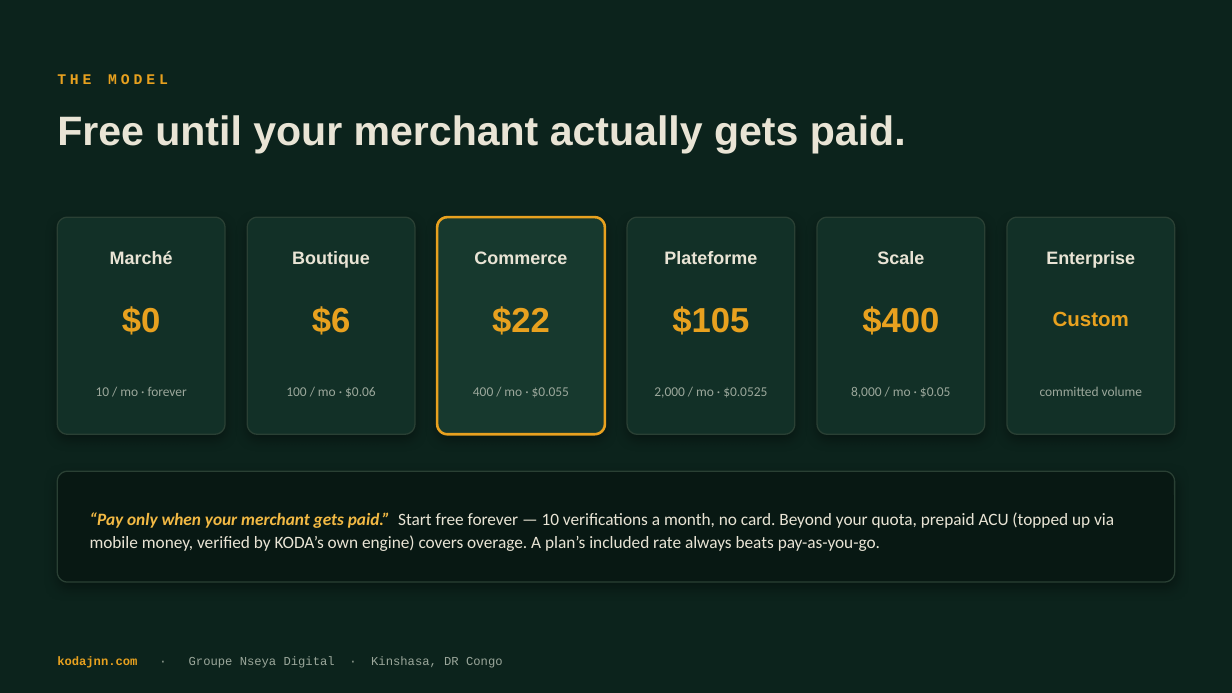
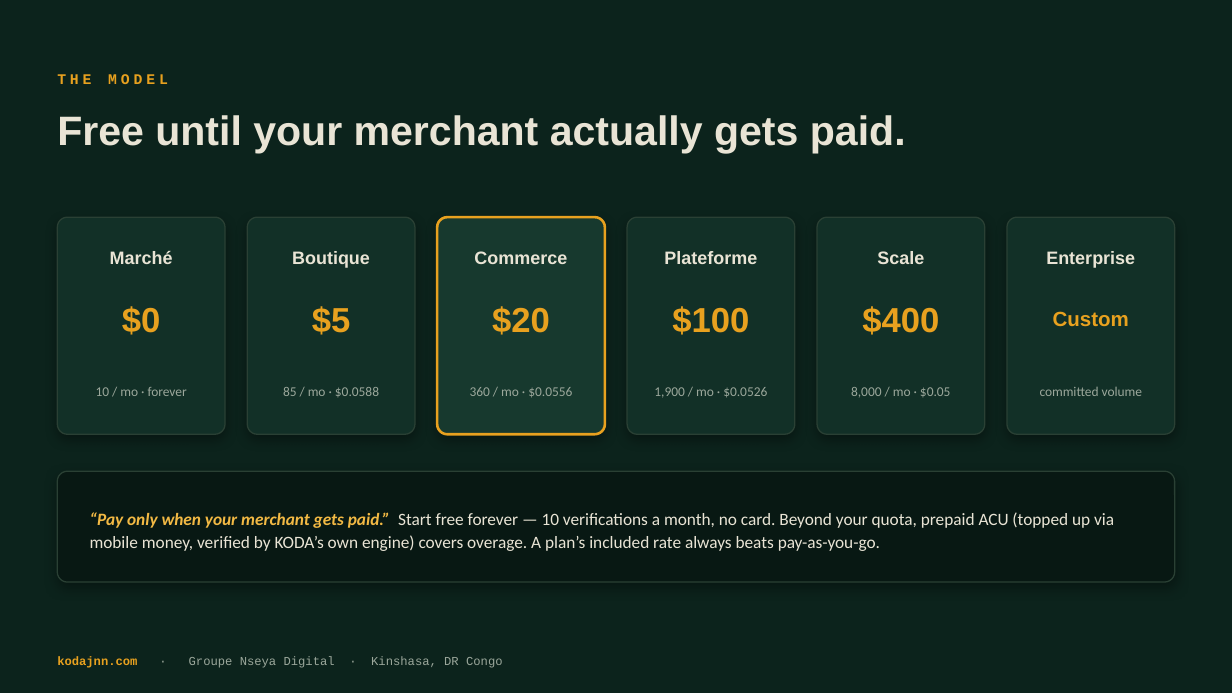
Before and after one commit to jnnseya-cpu/KODA, a slide deck: slide 11 of brand/KODA-sales-deck.pptx. Drawn at 1232x693 pixels with LibreOffice and Linux fonts; fonts in the diff are those of the drawing. Boxes give left, top, right and bottom in pixels: in the first picture for what was removed or moved away, otherwise in the second. Text is boxed around its words. In the diff, an @@ line names an element or a change of style, - is before the commit and + after.

```diff
--- a/brand/KODA-sales-deck.pptx
+++ b/brand/KODA-sales-deck.pptx
@@ text at <box>312,306,351,335</box>: text changed @@
-$6
+$5
@@ text at <box>492,306,550,335</box>: text changed @@
-$22
+$20
@@ text at <box>672,306,749,335</box>: text changed @@
-$105
+$100
@@ text at <box>283,387,379,397</box>: text changed @@
-100 / mo · $0.06
+85 / mo · $0.0588
@@ text at <box>470,387,572,398</box>: text changed @@
-400 / mo · $0.055
+360 / mo · $0.0556
@@ text at <box>654,387,767,398</box>: text changed @@
-2,000 / mo · $0.0525
+1,900 / mo · $0.0526
```
Also in this commit, not shown: 16 other files.
